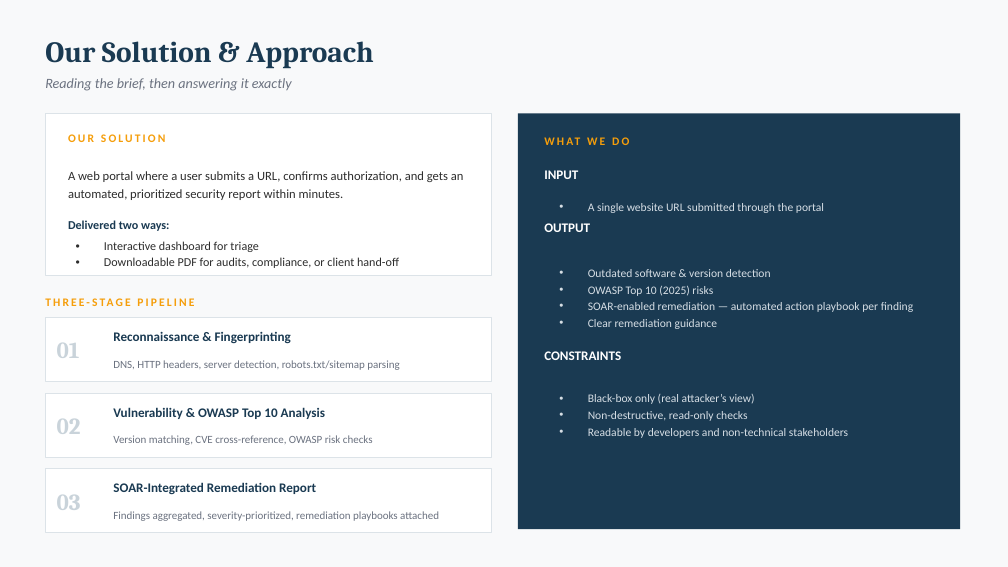
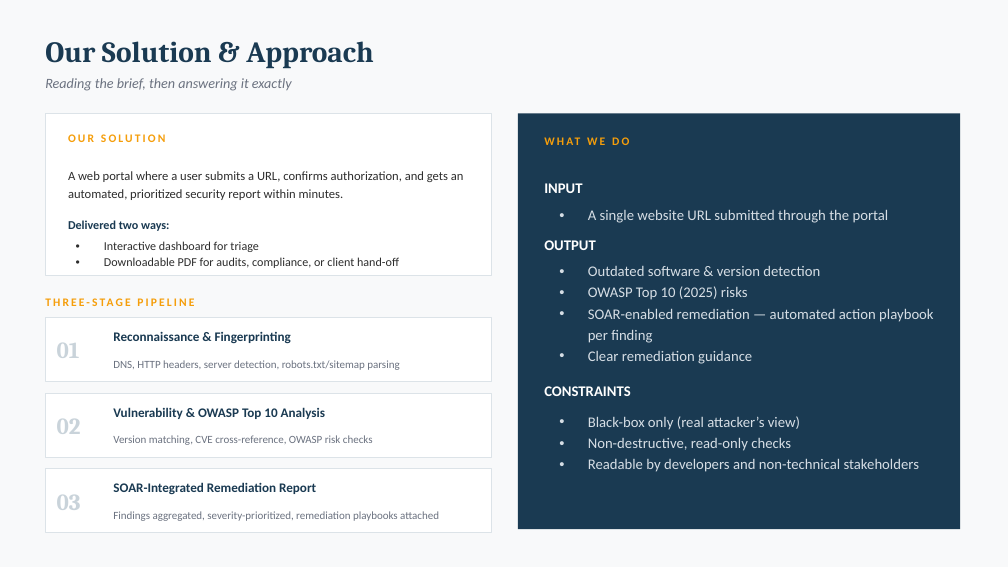
Before and after one commit to Luvrawal/SentinelScan-SOAR, a slide deck: slide 4 of SentinelScan.pptx. Drawn at 1008x567 pixels with LibreOffice and Linux fonts; fonts in the diff are those of the drawing. Boxes give left, top, right and bottom in pixels: in the first picture for what was removed or moved away, otherwise in the second. Text is boxed around its words. In the diff, an @@ line names an element or a change of style, - is before the commit and + after.

```diff
--- a/SentinelScan.pptx
+++ b/SentinelScan.pptx
@@ text "INPUT": place and size @@
-text "INPUT" at box(544, 170, 578, 179)
+text "INPUT" at box(544, 183, 582, 193)
@@ text "OUTPUT": place and size @@
-text "OUTPUT" at box(544, 223, 590, 232)
+text "OUTPUT" at box(544, 240, 596, 250)
@@ size 12.5 to 14 pt in 3 elements at box(544, 183, 582, 193), box(544, 240, 596, 250), box(544, 386, 630, 396) @@
@@ text "CONSTRAINTS": place and size @@
-text "CONSTRAINTS" at box(544, 351, 621, 360)
+text "CONSTRAINTS" at box(544, 386, 630, 396)
@@ size 11 to 14 pt in 3 elements at box(588, 209, 889, 223), box(588, 266, 933, 364), box(588, 416, 919, 472) @@
@@ text "Black-box only (real attacker’s view)": place and size @@
-text "Black-box only (real attacker’s view)" at box(588, 394, 848, 438)
+text "Black-box only (real attacker’s view)" at box(588, 416, 919, 472)
```
Also in this commit, not shown: 3 other slides changed.
